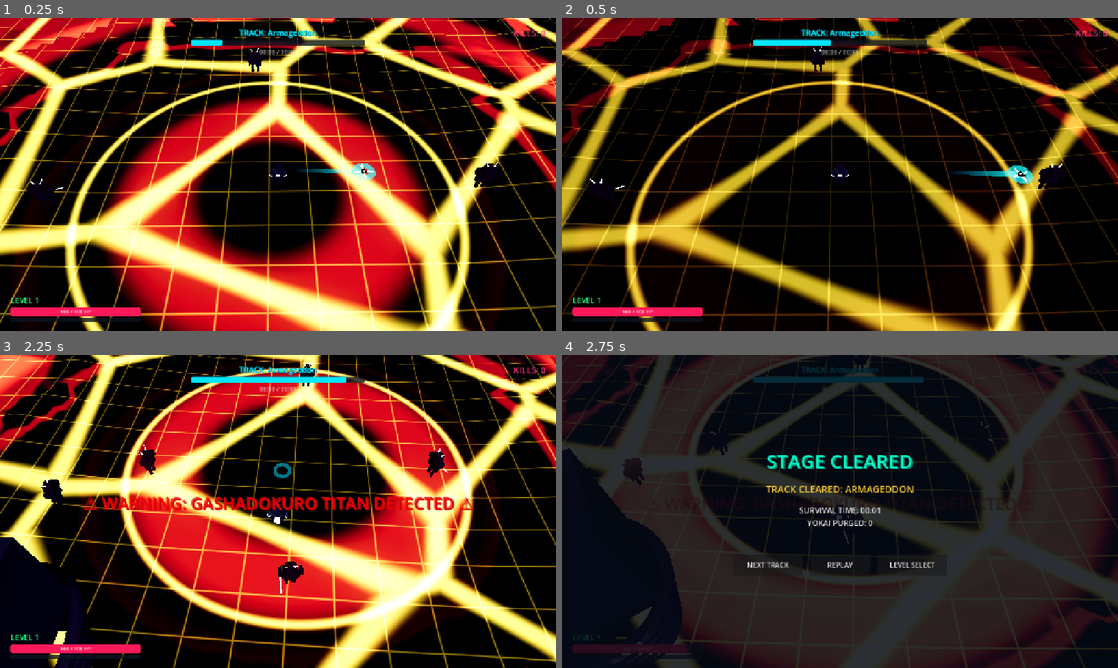
Above: before the commit, frames 1-4 (two rows, left to right).
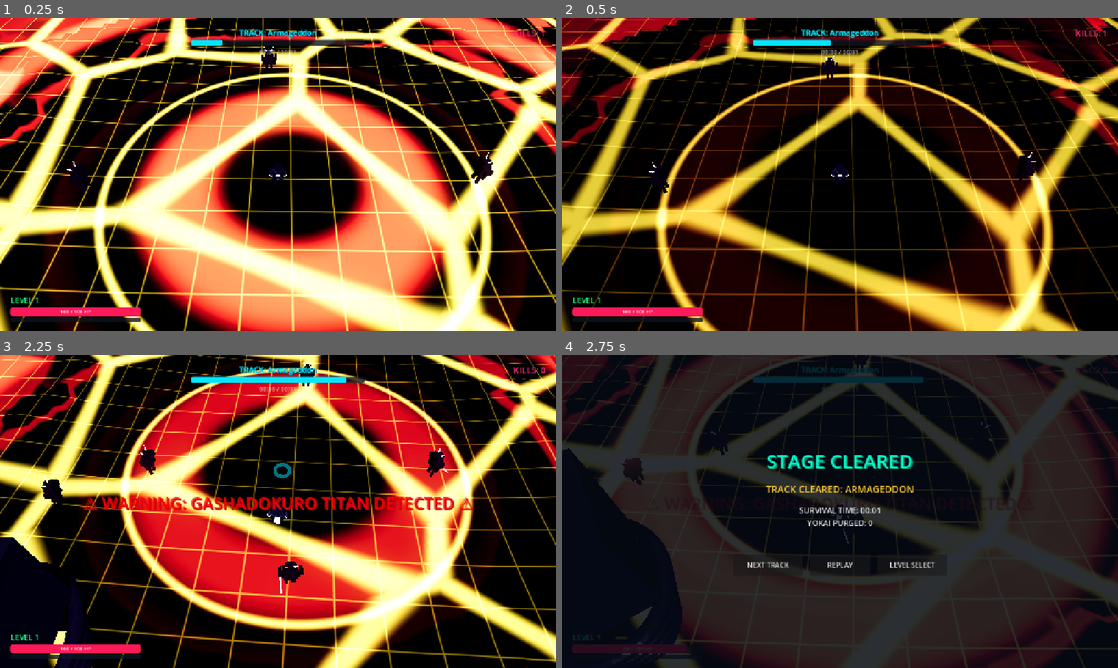
Above: after the commit, the same moments.

Repository: leouofa/ninja-survivor
Game: Godot game, scene res://tests/TestRunner.tscn
The game is run twice, just before and just after one commit, with the same random seed, the same clock (stepped at 60 frames per second) and the same inputs. This scene is started directly instead of the project's main scene.
Inputs:
- Up to frame 1 (0.25 s): no input
- Up to frame 2 (0.5 s): no input
- Up to frame 3 (2.25 s): hold Right (move_right) 0.53-1.25 s; tap Space (dash) at 0.6, 2.1 s; click "REPLAY" at 1.25 s; hold Down (move_down) from 2.03 s (still down)
- Up to frame 4 (2.75 s): keep holding Down (move_down)

The runs differ from the first frame. In frame 1, 75% of the frame differs, in the area x 0-100%, y 0-100%; in frame 2, 52%; in frame 3, less than 0.1%; in frame 4, less than 0.1%.
Error before the commit: Invalid access to property or key 'global_position' on a base object of type 'previously freed'. (res://scripts/enemies/EnemySpawner.gd:159)
Error after the commit: Cannot call method 'get_nodes_in_group' on a null value. (res://tests/TestRunner.gd:215)

Commit message:
added map boundary

Diff:
--- a/scripts/enemies/BaseEnemy.gd
+++ b/scripts/enemies/BaseEnemy.gd
@@ -107,7 +107,14 @@
 		velocity.y = y_vel
 
 	move_and_slide()
+	_enforce_map_bounds()
 	_enforce_ground_height()
+
+const MAP_BOUNDARY_LIMIT: float = 78.5
+
+func _enforce_map_bounds() -> void:
+	global_position.x = clamp(global_position.x, -MAP_BOUNDARY_LIMIT, MAP_BOUNDARY_LIMIT)
+	global_position.z = clamp(global_position.z, -MAP_BOUNDARY_LIMIT, MAP_BOUNDARY_LIMIT)
 
 func _enforce_ground_height() -> void:
 	var floor_nodes = get_tree().get_nodes_in_group("procedural_floor")
--- a/scripts/enemies/EnemySpawner.gd
+++ b/scripts/enemies/EnemySpawner.gd
@@ -16,21 +16,30 @@
 
 func _ready() -> void:
 	AudioManager.music_finished.connect(_on_music_finished)
+	_get_valid_player()
+	call_deferred("_spawn_opening_wave")
+
+const SPAWN_BOUNDARY_LIMIT: float = 74.0
+
+func _get_valid_player() -> CharacterBody3D:
+	if is_instance_valid(player) and not player.is_queued_for_deletion():
+		return player
 	var players = get_tree().get_nodes_in_group("player")
-	if not players.is_empty():
-		player = players[0]
-	call_deferred("_spawn_opening_wave")
+	for p in players:
+		if is_instance_valid(p) and not p.is_queued_for_deletion():
+			player = p
+			return player
+	return null
 
 func _spawn_opening_wave() -> void:
-	if not is_instance_valid(player):
-		var players = get_tree().get_nodes_in_group("player")
-		if not players.is_empty():
-			player = players[0]
-	if not is_instance_valid(player):
+	var p = _get_valid_player()
+	if p == null:
 		return
 	for i in range(4):
 		var angle = float(i) * (TAU / 4.0) + randf_range(-0.2, 0.2)
-		var spawn_pos = player.global_position + Vector3(cos(angle), 0, sin(angle)) * 13.0
+		var spawn_pos = p.global_position + Vector3(cos(angle), 0, sin(angle)) * 13.0
+		spawn_pos.x = clamp(spawn_pos.x, -SPAWN_BOUNDARY_LIMIT, SPAWN_BOUNDARY_LIMIT)
+		spawn_pos.z = clamp(spawn_pos.z, -SPAWN_BOUNDARY_LIMIT, SPAWN_BOUNDARY_LIMIT)
 		spawn_pos.y = _get_ground_height(spawn_pos.x, spawn_pos.z) + 0.1
 		_spawn_enemy_at("ronin", spawn_pos)
 
@@ -96,8 +105,13 @@
 	return 0.0
 
 func _spawn_enemy(type: String) -> void:
+	var p = _get_valid_player()
+	if p == null:
+		return
 	var angle = randf() * TAU
-	var spawn_pos = player.global_position + Vector3(cos(angle), 0, sin(angle)) * spawn_radius
+	var spawn_pos = p.global_position + Vector3(cos(angle), 0, sin(angle)) * spawn_radius
+	spawn_pos.x = clamp(spawn_pos.x, -SPAWN_BOUNDARY_LIMIT, SPAWN_BOUNDARY_LIMIT)
+	spawn_pos.z = clamp(spawn_pos.z, -SPAWN_BOUNDARY_LIMIT, SPAWN_BOUNDARY_LIMIT)
 	spawn_pos.y = _get_ground_height(spawn_pos.x, spawn_pos.z) + 0.1
 	_spawn_enemy_at(type, spawn_pos)
 
@@ -151,12 +165,17 @@
 	enemy.global_position = spawn_pos
 
 func _spawn_boss() -> void:
+	var p = _get_valid_player()
+	if p == null:
+		return
 	boss_has_spawned = true
 	boss_spawned.emit()
 	AudioManager.play_sfx("boss_spawn", 1.0)
 
 	var angle = randf() * TAU
-	var spawn_pos = player.global_position + Vector3(cos(angle), 0, sin(angle)) * (spawn_radius * 0.9)
+	var spawn_pos = p.global_position + Vector3(cos(angle), 0, sin(angle)) * (spawn_radius * 0.9)
+	spawn_pos.x = clamp(spawn_pos.x, -SPAWN_BOUNDARY_LIMIT, SPAWN_BOUNDARY_LIMIT)
+	spawn_pos.z = clamp(spawn_pos.z, -SPAWN_BOUNDARY_LIMIT, SPAWN_BOUNDARY_LIMIT)
 	spawn_pos.y = _get_ground_height(spawn_pos.x, spawn_pos.z) + 0.1
 
 	var boss = CharacterBody3D.new()
--- a/scripts/environment/ProceduralFloor.gd
+++ b/scripts/environment/ProceduralFloor.gd
@@ -87,8 +87,29 @@
 		safety_node.position = Vector3(0, -2.0, 0)
 		add_child(safety_node)
 
+	# Attach perimeter boundary barrier walls
+	_build_boundary_walls()
+
 	# Setup custom cyber floor shader material
 	_setup_shader_material(track_info)
+
+func _build_boundary_walls() -> void:
+	var wall_configs = [
+		{"name": "BoundaryWallNorth", "pos": Vector3(0.0, 8.0, -80.0), "size": Vector3(168.0, 20.0, 4.0)},
+		{"name": "BoundaryWallSouth", "pos": Vector3(0.0, 8.0, 80.0), "size": Vector3(168.0, 20.0, 4.0)},
+		{"name": "BoundaryWallEast", "pos": Vector3(80.0, 8.0, 0.0), "size": Vector3(4.0, 20.0, 168.0)},
+		{"name": "BoundaryWallWest", "pos": Vector3(-80.0, 8.0, 0.0), "size": Vector3(4.0, 20.0, 168.0)},
+	]
+	for cfg in wall_configs:
+		var wall = find_child(cfg.name, false, false)
+		if wall == null:
+			wall = CollisionShape3D.new()
+			wall.name = cfg.name
+			var box = BoxShape3D.new()
+			box.size = cfg.size
+			wall.shape = box
+			wall.position = cfg.pos
+			add_child(wall)
 
 func _build_heightmap_shape() -> HeightMapShape3D:
 	var hms = HeightMapShape3D.new()
--- a/scripts/game/GameArena.gd
+++ b/scripts/game/GameArena.gd
@@ -21,6 +21,7 @@
 
 	# Connect spawner signals
 	if spawner:
+		spawner.player = player
 		spawner.boss_spawned.connect(_on_boss_spawned)
 		spawner.stage_cleared.connect(_on_stage_cleared)
 
--- a/scripts/player/Player.gd
+++ b/scripts/player/Player.gd
@@ -102,6 +102,7 @@
 		velocity = last_movement_dir * dash_speed
 		velocity.y = y_vel
 		move_and_slide()
+		_enforce_map_bounds()
 		_enforce_ground_height()
 		return
 
@@ -140,7 +141,14 @@
 		_trigger_dash()
 
 	move_and_slide()
+	_enforce_map_bounds()
 	_enforce_ground_height()
+
+const MAP_BOUNDARY_LIMIT: float = 78.5
+
+func _enforce_map_bounds() -> void:
+	global_position.x = clamp(global_position.x, -MAP_BOUNDARY_LIMIT, MAP_BOUNDARY_LIMIT)
+	global_position.z = clamp(global_position.z, -MAP_BOUNDARY_LIMIT, MAP_BOUNDARY_LIMIT)
 
 func _enforce_ground_height() -> void:
 	var floor_nodes = get_tree().get_nodes_in_group("procedural_floor")
--- a/shaders/cyber_floor.gdshader
+++ b/shaders/cyber_floor.gdshader
@@ -85,6 +85,17 @@
 	float ripple_wave = sin(dist_from_center * 0.35 - wave_time) * 0.5 + 0.5;
 	float beat_ripple = smoothstep(0.70, 0.98, ripple_wave) * (0.2 + live_amplitude * 1.5);
 
+	// Audio-reactive emission modulation
+	float pulse = live_amplitude * 1.2;
+
+	// Outer boundary warning strip (approaching edge at 70m to 78m)
+	float edge_dist = max(abs(world_pos.x), abs(world_pos.z));
+	float hazard_zone = smoothstep(70.0, 78.0, edge_dist);
+	float hazard_stripes = sin((world_pos.x + world_pos.z) * 1.5 - TIME * 3.0) * 0.5 + 0.5;
+	float hazard_border = smoothstep(76.5, 78.0, edge_dist);
+	float hazard_intensity = (hazard_border * 0.9 + hazard_zone * hazard_stripes * 0.35) * (0.6 + pulse * 0.8);
+	vec3 hazard_emission = secondary_color.rgb * hazard_intensity;
+
 	// Base Albedo: visible cybernetic dark slate / carbon tiles with subtle ambient tone
 	vec3 base_tile = ambient_color.rgb * 1.8 + vec3(0.035, 0.035, 0.05);
 	vec3 cell_color = mix(base_tile, primary_color.rgb * 0.14, cell_id * 0.6);
@@ -92,12 +103,10 @@
 
 	// Grid tinting on albedo
 	vec3 final_albedo = mix(cell_color, primary_color.rgb * 0.45, grid_lines * 0.6);
+	final_albedo = mix(final_albedo, secondary_color.rgb * 0.25, hazard_zone * 0.4);
 	ALBEDO = final_albedo;
 	METALLIC = panel_metallic;
 	ROUGHNESS = mix(panel_roughness, 0.15, max(border, grid_lines));
-
-	// Audio-reactive emission modulation
-	float pulse = live_amplitude * 1.2;
 
 	// 1. Glowing Voronoi Seams
 	vec3 seam_emission = primary_color.rgb * border * (0.6 + pulse * 1.0);
@@ -114,5 +123,5 @@
 	// 5. Beat Ripple Waves
 	vec3 ripple_emission = secondary_color.rgb * beat_ripple * (0.2 + pulse * 0.6);
 
-	EMISSION = (seam_emission + grid_emission + ring_emission + contour_emission + ripple_emission) * emission_energy;
+	EMISSION = (seam_emission + grid_emission + ring_emission + contour_emission + ripple_emission + hazard_emission) * emission_energy;
 }
--- a/tests/TestRunner.gd
+++ b/tests/TestRunner.gd
@@ -171,6 +171,7 @@
 	floor_node1.queue_free()
 	floor_node2.queue_free()
 	player.queue_free()
+	await get_tree().process_frame
 
 	# 7. Test Full GameArena Scene Instantiation, HeightMapShape3D & Real Physics
 	var arena_scene = load("res://scenes/game/GameArena.tscn")
@@ -221,6 +222,57 @@
 	print("✓ Player grounded stably on procedural terrain at y = %f (on_floor: %s)" % [arena_player.global_position.y, arena_player.is_on_floor()])
 	print("✓ Immediate opening enemy wave verified on screen from start")
 
+	print("\n--- BEGIN TEST: Arena Boundary Confinement ---")
+
+	# Verify all 4 boundary barrier collision walls exist on arena_ground
+	var wall_north = arena_ground.find_child("BoundaryWallNorth", false, false)
+	var wall_south = arena_ground.find_child("BoundaryWallSouth", false, false)
+	var wall_east = arena_ground.find_child("BoundaryWallEast", false, false)
+	var wall_west = arena_ground.find_child("BoundaryWallWest", false, false)
+
+	assert(wall_north != null and wall_north.shape is BoxShape3D, "BoundaryWallNorth must exist with BoxShape3D")
+	assert(wall_south != null and wall_south.shape is BoxShape3D, "BoundaryWallSouth must exist with BoxShape3D")
+	assert(wall_east != null and wall_east.shape is BoxShape3D, "BoundaryWallEast must exist with BoxShape3D")
+	assert(wall_west != null and wall_west.shape is BoxShape3D, "BoundaryWallWest must exist with BoxShape3D")
+	print("✓ 4 perimeter boundary collision walls verified (North, South, East, West)")
+
+	# Test high-speed dash towards boundaries in all 4 cardinal directions & corner
+	var test_vectors = [
+		{"name": "East (+X)", "start": Vector3(75.0, 0.0, 0.0), "dir": Vector3(1, 0, 0)},
+		{"name": "West (-X)", "start": Vector3(-75.0, 0.0, 0.0), "dir": Vector3(-1, 0, 0)},
+		{"name": "South (+Z)", "start": Vector3(0.0, 0.0, 75.0), "dir": Vector3(0, 0, 1)},
+		{"name": "North (-Z)", "start": Vector3(0.0, 0.0, -75.0), "dir": Vector3(0, 0, -1)},
+		{"name": "Corner (+X, +Z)", "start": Vector3(75.0, 0.0, 75.0), "dir": Vector3(1, 0, 1).normalized()},
+	]
+
+	for tv in test_vectors:
+		arena_player.global_position = tv.start
+		arena_player.last_movement_dir = tv.dir
+		arena_player.velocity = tv.dir * 40.0 # Extreme speed (40 m/s)
+		arena_player.is_dashing = true
+		arena_player.dash_timer = 0.5
+
+		for _step in range(20):
+			await get_tree().physics_frame
+			assert(abs(arena_player.global_position.x) <= 78.501, "Player breached X boundary: %s at %s" % [tv.name, arena_player.global_position])
+			assert(abs(arena_player.global_position.z) <= 78.501, "Player breached Z boundary: %s at %s" % [tv.name, arena_player.global_position])
+			assert(arena_player.global_position.y >= -0.5, "Player fell off boundary terrain: %s at %s" % [tv.name, arena_player.global_position])
+
+		print("✓ Boundary confinement verified: %s (final pos: %s)" % [tv.name, arena_player.global_position])
+
+	# Verify enemy spawn boundary confinement
+	var spawner = arena.get_node("EnemySpawner")
+	assert(spawner != null, "EnemySpawner must exist")
+	# Force spawn an enemy when player is at edge
+	arena_player.global_position = Vector3(78.0, 0.0, 78.0)
+	for i in range(10):
+		spawner._spawn_enemy("ronin")
+	var spawned_enemies = get_tree().get_nodes_in_group("enemies")
+	for e in spawned_enemies:
+		assert(abs(e.global_position.x) <= 74.5, "Enemy spawned out of bounds X: %s" % e.global_position)
+		assert(abs(e.global_position.z) <= 74.5, "Enemy spawned out of bounds Z: %s" % e.global_position)
+	print("✓ Enemy spawn boundary clamping verified (%d enemies tested within ±74m)" % spawned_enemies.size())
+
 	arena.queue_free()
 
 	print("\n--- ALL TESTS PASSED SUCCESSFULLY ---")
